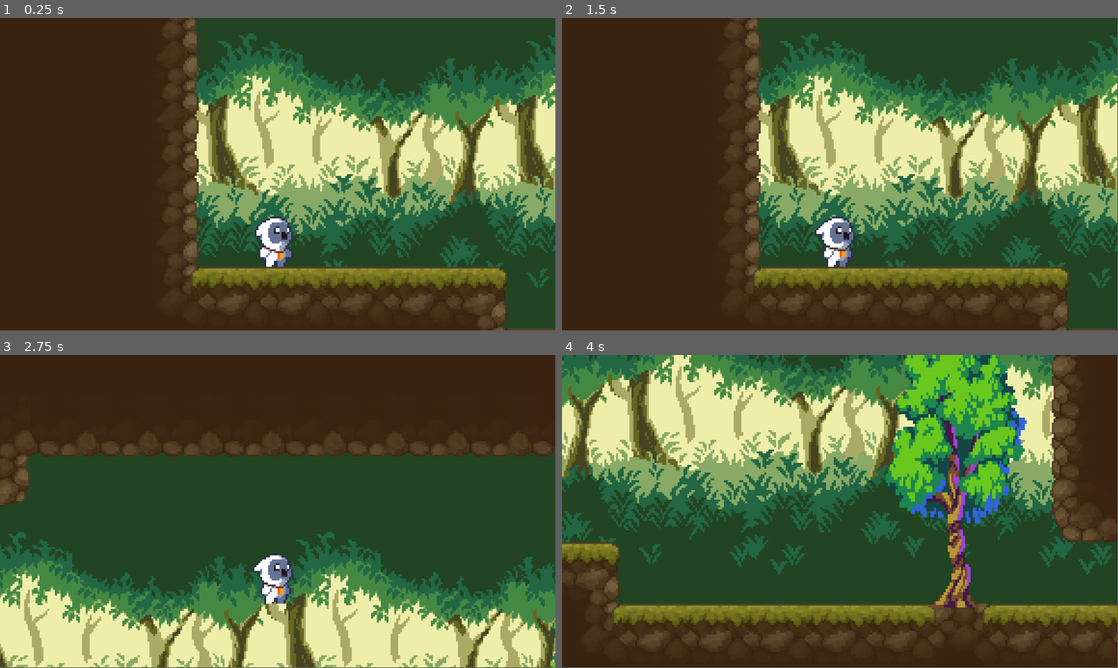
Above: before the commit, frames 1-4 (two rows, left to right).
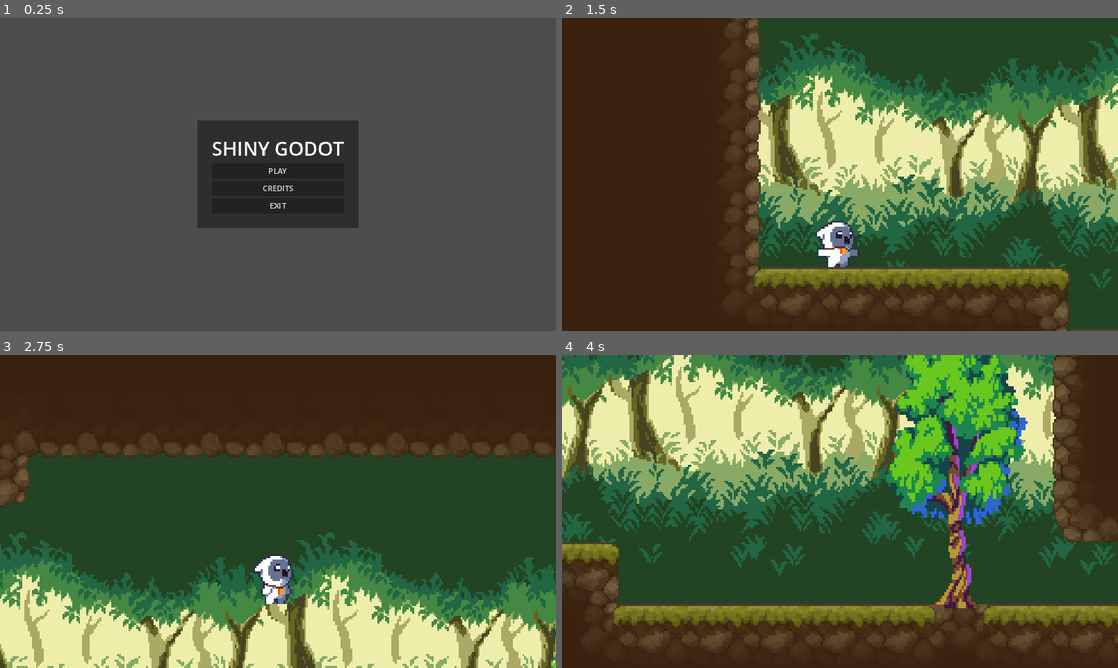
Above: after the commit, the same moments.

Repository: CrisIsla/shiny-godot
Game: Godot game, scene res://scenes/menu.tscn
Same seed, same stepped clock (60 frames per second), same inputs: the game is played once before the commit and once after it. Before the commit the project starts from res://scenes/player_test.tscn.
Inputs (mouse positions are in pixels of both pictures, inside the frame that each line leads up to):
- Up to frame 1 (0.25 s): no input
- Up to frame 2 (1.5 s): click (840, 187) at 0.5 s, where only the run after the commit has a clickable "CREDITS"; click (840, 171) at 1.25 s, where only the run after the commit has a clickable "PLAY"
- Up to frame 3 (2.75 s): tap Enter at 2 s; hold D (move_right) from 2.03 s (still down); tap J (attack) at 2.1 s; tap K (jump) at 2.27 s
- Up to frame 4 (4 s): tap Q (spawn_bullet) at 2.85 s; tap K (jump) at 3.02 s; release D (move_right) at 3.53 s; hold A (move_left) from 3.53 s (still down); tap J (attack) at 3.6 s
In our replay, the window is 799x449 before the commit and 800x450 after it. These sizes can differ from the game's own. Grey fills any space a smaller window leaves; there, only what the larger window draws over its background counts as a difference.

The runs differ from the first frame. In frame 1, 99% of the frame differs, in the area x 0-100%, y 0-100%; in frame 2, 5.0%; in frame 3, 4.3%; in frame 4, 5.4%.

Commit message:
added main menu and pause menu

Diff:
--- a/project.godot
+++ b/project.godot
@@ -11,9 +11,13 @@
 [application]
 
 config/name="shiny-godot"
-run/main_scene="res://scenes/player_test.tscn"
+run/main_scene="res://scenes/menu.tscn"
 config/features=PackedStringArray("4.0", "Forward Plus")
 config/icon="res://icon.svg"
+
+[display]
+
+window/stretch/mode="canvas_items"
 
 [input]
 
--- /dev/null
+++ b/scenes/menu.tscn
@@ -0,0 +1,47 @@
+[gd_scene load_steps=2 format=3 uid="uid://5ipi5q7np6d7"]
+
+[ext_resource type="Script" path="res://scripts/menu.gd" id="1_4t4cy"]
+
+[node name="MarginContainer" type="MarginContainer"]
+anchors_preset = 15
+anchor_right = 1.0
+anchor_bottom = 1.0
+grow_horizontal = 2
+grow_vertical = 2
+script = ExtResource("1_4t4cy")
+
+[node name="PanelContainer" type="PanelContainer" parent="."]
+layout_mode = 2
+size_flags_horizontal = 4
+size_flags_vertical = 4
+
+[node name="MarginContainer" type="MarginContainer" parent="PanelContainer"]
+layout_mode = 2
+theme_override_constants/margin_left = 30
+theme_override_constants/margin_top = 30
+theme_override_constants/margin_right = 30
+theme_override_constants/margin_bottom = 30
+
+[node name="VBoxContainer" type="VBoxContainer" parent="PanelContainer/MarginContainer"]
+layout_mode = 2
+
+[node name="Label" type="Label" parent="PanelContainer/MarginContainer/VBoxContainer"]
+layout_mode = 2
+size_flags_horizontal = 4
+theme_override_font_sizes/font_size = 40
+text = "SHINY GODOT"
+
+[node name="Play" type="Button" parent="PanelContainer/MarginContainer/VBoxContainer"]
+layout_mode = 2
+text = "PLAY"
+
+[node name="Credits" type="Button" parent="PanelContainer/MarginContainer/VBoxContainer"]
+layout_mode = 2
+text = "CREDITS"
+
+[node name="Exit" type="Button" parent="PanelContainer/MarginContainer/VBoxContainer"]
+layout_mode = 2
+text = "EXIT"
+
+[connection signal="button_up" from="PanelContainer/MarginContainer/VBoxContainer/Play" to="." method="_on_play_button_up"]
+[connection signal="button_up" from="PanelContainer/MarginContainer/VBoxContainer/Exit" to="." method="_on_exit_button_up"]
--- /dev/null
+++ b/scenes/pause.tscn
@@ -0,0 +1,57 @@
+[gd_scene load_steps=2 format=3 uid="uid://cvnmlou1030dy"]
+
+[ext_resource type="Script" path="res://scripts/pause.gd" id="1_nheny"]
+
+[node name="PanelContainer" type="PanelContainer"]
+process_mode = 3
+anchors_preset = 15
+anchor_right = 1.0
+anchor_bottom = 1.0
+grow_horizontal = 2
+grow_vertical = 2
+size_flags_horizontal = 4
+size_flags_vertical = 4
+script = ExtResource("1_nheny")
+
+[node name="MarginContainer" type="MarginContainer" parent="."]
+layout_mode = 2
+theme_override_constants/margin_left = 30
+theme_override_constants/margin_top = 30
+theme_override_constants/margin_right = 30
+theme_override_constants/margin_bottom = 30
+
+[node name="VBoxContainer" type="VBoxContainer" parent="MarginContainer"]
+layout_mode = 2
+size_flags_horizontal = 4
+size_flags_vertical = 4
+
+[node name="Label" type="Label" parent="MarginContainer/VBoxContainer"]
+layout_mode = 2
+size_flags_horizontal = 4
+theme_override_font_sizes/font_size = 40
+text = "PAUSE"
+
+[node name="Resume" type="Button" parent="MarginContainer/VBoxContainer"]
+layout_mode = 2
+size_flags_vertical = 4
+text = "RESUME"
+
+[node name="Retry" type="Button" parent="MarginContainer/VBoxContainer"]
+layout_mode = 2
+size_flags_vertical = 4
+text = "RETRY"
+
+[node name="Main menu" type="Button" parent="MarginContainer/VBoxContainer"]
+layout_mode = 2
+size_flags_vertical = 4
+text = "MAIN MENU"
+
+[node name="Exit" type="Button" parent="MarginContainer/VBoxContainer"]
+layout_mode = 2
+size_flags_vertical = 4
+text = "EXIT"
+
+[connection signal="button_up" from="MarginContainer/VBoxContainer/Resume" to="." method="_on_resume_button_up"]
+[connection signal="button_up" from="MarginContainer/VBoxContainer/Retry" to="." method="_on_retry_button_up"]
+[connection signal="button_up" from="MarginContainer/VBoxContainer/Main menu" to="." method="_on_main_menu_button_up"]
+[connection signal="button_up" from="MarginContainer/VBoxContainer/Exit" to="." method="_on_exit_button_up"]
--- a/scenes/player.tscn
+++ b/scenes/player.tscn
@@ -8,6 +8,7 @@
 [ext_resource type="Texture2D" uid="uid://4edwchxuxnn0" path="res://assets/player/Owlet_Monster_Attack2_6.png" id="5_3ux35"]
 [ext_resource type="Texture2D" uid="uid://p0owwxqe06q7" path="res://assets/player/Owlet_Monster_Hurt_4.png" id="6_pc3jk"]
 [ext_resource type="Texture2D" uid="uid://dyoovh7t7e6n" path="res://assets/player/Owlet_Monster_Jump_8.png" id="8_btovt"]
+[ext_resource type="PackedScene" uid="uid://cvnmlou1030dy" path="res://scenes/pause.tscn" id="9_bxw18"]
 
 [sub_resource type="RectangleShape2D" id="RectangleShape2D_q46ix"]
 size = Vector2(10, 25)
@@ -1203,3 +1204,7 @@
 position = Vector2(-1, -13)
 shape = SubResource("CapsuleShape2D_igw2c")
 debug_color = Color(0.937255, 0.223529, 0.309804, 0.419608)
+
+[node name="CanvasLayer" type="CanvasLayer" parent="."]
+
+[node name="PanelContainer" parent="CanvasLayer" instance=ExtResource("9_bxw18")]
--- /dev/null
+++ b/scripts/menu.gd
@@ -0,0 +1,7 @@
+extends MarginContainer
+
+func _on_play_button_up():
+	get_tree().change_scene_to_file("res://scenes/player_test.tscn")
+
+func _on_exit_button_up():
+	get_tree().quit()
--- /dev/null
+++ b/scripts/pause.gd
@@ -0,0 +1,24 @@
+extends PanelContainer
+
+func _ready():
+	hide()
+
+func _input(event):
+	if event.is_action_pressed("exit"):
+		self.visible = !self.visible
+		get_tree().paused = !get_tree().paused
+
+func _on_resume_button_up():
+	get_tree().paused = false
+	hide()
+
+func _on_retry_button_up():
+	get_tree().paused = false
+	get_tree().reload_current_scene()
+
+func _on_main_menu_button_up():
+	get_tree().paused = false
+	get_tree().change_scene_to_file("res://scenes/menu.tscn")
+
+func _on_exit_button_up():
+	get_tree().quit()
--- a/scripts/player/player.gd
+++ b/scripts/player/player.gd
@@ -24,9 +24,6 @@
 func _input(event):
 	if event.is_action_pressed("reset"):
 		get_tree().reload_current_scene()
-
-	if event.is_action_pressed("exit"):
-		get_tree().quit()
 
 func _physics_process(delta):
 	direction = get_direction()
Not shown: 1 places in scenes/player.tscn that only renumber resources
Not shown: 1 places in scenes/player_test.tscn that only renumber resources
